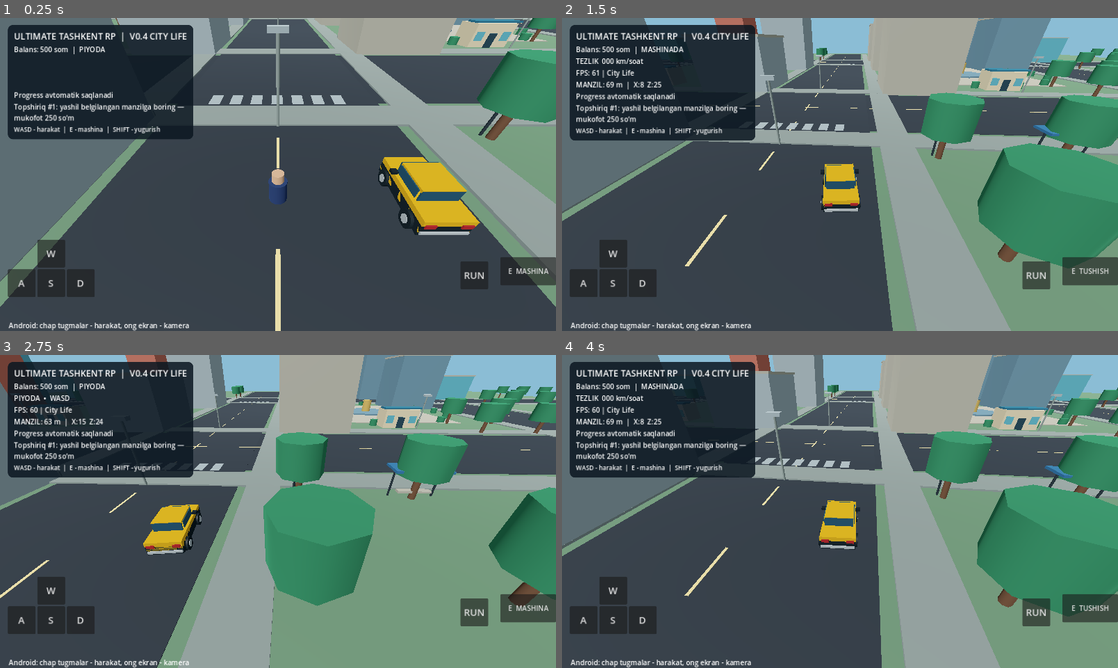
Above: before the commit, frames 1-4 (two rows, left to right).
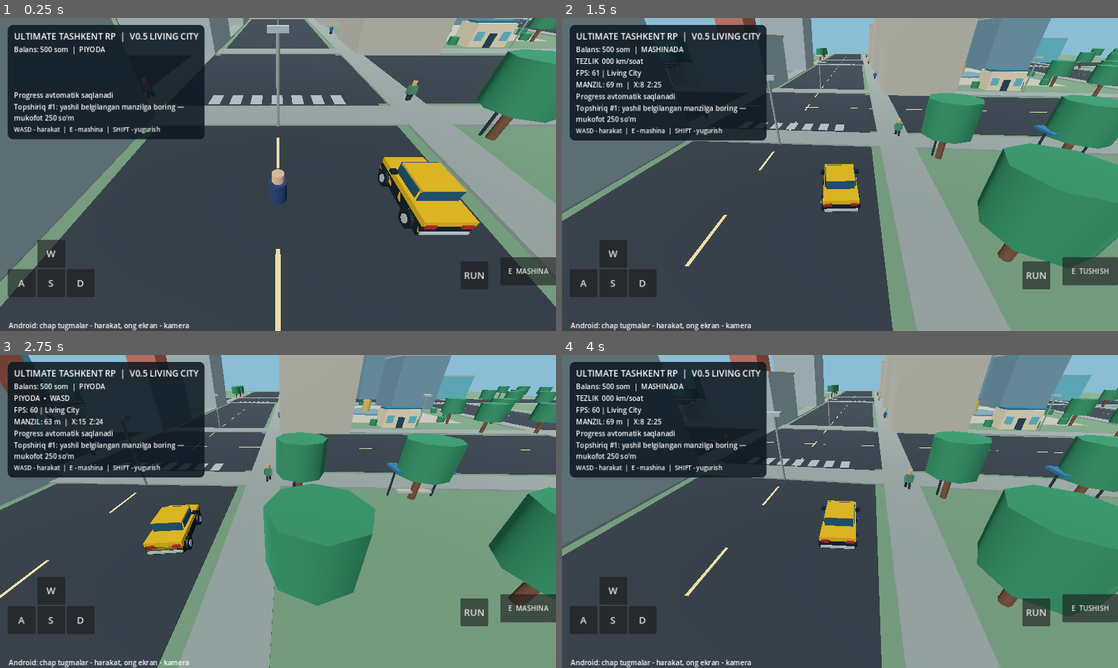
Above: after the commit, the same moments.

Repository: uzumseller500-bot/ultimate-tashkent-rp
Game: Godot game, scene res://scenes/main.tscn
Same seed, same stepped clock (60 frames per second), same inputs: the game is played once before the commit and once after it.
Inputs (mouse positions are in pixels of both pictures, inside the frame that each line leads up to):
- Up to frame 1 (0.25 s): no input
- Up to frame 2 (1.5 s): tap Enter at 0.5 s; move the mouse to (962, 158) at 0.52 s; hold D 0.53-1.25 s; tap E at 0.6 s; click (962, 158) at 0.67 s; drag from (728, 190) to (812, 237) at 1.27 s
- Up to frame 3 (2.75 s): move the mouse to (333, 442) at 2.02 s; hold D from 2.03 s (still down); tap E at 2.1 s
- Up to frame 4 (4 s): release D at 2.75 s; drag from (812, 574) to (673, 464) at 2.77 s; move the mouse to (1006, 558) at 3.52 s; hold A from 3.53 s (still down); tap E at 3.6 s

The runs differ from the first frame. In frame 1, 1.0% of the frame differs, in the area x 25-76%, y 2-39%; in frame 2, 1.0%; in frame 3, 1.0%; in frame 4, 1.1%, in the area x 8-64%, y 2-43%.

Commit message:
V0.5 Living City: animated walking pedestrians with lightweight procedural characters

Diff:
--- a/scripts/main.gd
+++ b/scripts/main.gd
@@ -42,12 +42,14 @@
 var hud_update_timer := 0.0
 var fps_label: Label
 var navigation_label: Label
+var pedestrians: Array[Dictionary] = []
 
 func _ready() -> void:
 	_load_game()
 	_make_world()
 	_make_player()
 	_make_car()
+	_make_pedestrians()
 	_make_marker()
 	_make_ui()
 	_update_status()
@@ -296,6 +298,39 @@
 	camera.far = 190.0
 	add_child(camera)
 
+# V0.5: animated citizens using light-weight procedural geometry.
+func _make_pedestrians() -> void:
+	var coats: Array[Color] = [Color("385b8b"),Color("8b493b"),Color("467c61"),Color("a78949"),Color("604b7f")]
+	var skin := _mat(Color("c99570"))
+	var dark := _mat(Color("28313c"))
+	for i in range(12):
+		var citizen := Node3D.new()
+		citizen.name = "Citizen_%02d" % i
+		add_child(citizen)
+		var lane_x: float = -14.5 if i % 2 == 0 else 14.5
+		var start_z: float = -125.0 + float(i / 2) * 45.0
+		citizen.position = Vector3(lane_x,0.0,start_z)
+		var coat := _mat(coats[i % coats.size()])
+		_box(citizen,"Torso",Vector3(0,1.32,0),Vector3(.62,.92,.36),coat)
+		_cylinder(citizen,"Head",Vector3(0,2.02,0),.23,.40,skin)
+		var left_arm := Node3D.new()
+		left_arm.position = Vector3(-.41,1.64,0)
+		citizen.add_child(left_arm)
+		_box(left_arm,"Left arm",Vector3(0,-.38,0),Vector3(.20,.78,.24),coat)
+		var right_arm := Node3D.new()
+		right_arm.position = Vector3(.41,1.64,0)
+		citizen.add_child(right_arm)
+		_box(right_arm,"Right arm",Vector3(0,-.38,0),Vector3(.20,.78,.24),coat)
+		var left_leg := Node3D.new()
+		left_leg.position = Vector3(-.17,.91,0)
+		citizen.add_child(left_leg)
+		_box(left_leg,"Left leg",Vector3(0,-.42,0),Vector3(.24,.82,.26),dark)
+		var right_leg := Node3D.new()
+		right_leg.position = Vector3(.17,.91,0)
+		citizen.add_child(right_leg)
+		_box(right_leg,"Right leg",Vector3(0,-.42,0),Vector3(.24,.82,.26),dark)
+		pedestrians.append({"node":citizen,"left_arm":left_arm,"right_arm":right_arm,"left_leg":left_leg,"right_leg":right_leg,"direction":1.0 if i % 3 != 0 else -1.0,"phase":float(i)*1.5,"speed":1.1+float(i%4)*.18})
+
 func _make_car() -> void:
 	car = Node3D.new()
 	car.name = "DriveableCar"
@@ -358,7 +393,7 @@
 	var labels := VBoxContainer.new()
 	top.add_child(labels)
 	var title := Label.new()
-	title.text = "ULTIMATE TASHKENT RP  |  V0.4 CITY LIFE"
+	title.text = "ULTIMATE TASHKENT RP  |  V0.5 LIVING CITY"
 	title.add_theme_font_size_override("font_size",20)
 	labels.add_child(title)
 	coins_label = Label.new()
@@ -453,13 +488,28 @@
 		last_look = event.position
 
 func _process(delta: float) -> void:
+	# NPCs walk along sidewalks, reverse at district boundaries.
+	for npc in pedestrians:
+		var citizen: Node3D = npc["node"]
+		var heading: float = npc["direction"]
+		citizen.position.z += heading * float(npc["speed"]) * delta
+		if citizen.position.z > 137.0 or citizen.position.z < -137.0:
+			npc["direction"] = -heading
+			citizen.position.z = clampf(citizen.position.z,-137.0,137.0)
+		citizen.rotation.y = 0.0 if float(npc["direction"]) < 0.0 else PI
+		npc["phase"] = float(npc["phase"]) + delta*7.0
+		var swing: float = sin(float(npc["phase"]))*0.42
+		(npc["left_leg"] as Node3D).rotation.x = swing
+		(npc["right_leg"] as Node3D).rotation.x = -swing
+		(npc["left_arm"] as Node3D).rotation.x = -swing*.75
+		(npc["right_arm"] as Node3D).rotation.x = swing*.75
 	hud_update_timer += delta
 	if hud_update_timer >= 0.3:
 		hud_update_timer = 0.0
 		if speed_label:
 			speed_label.text = "TEZLIK  %03d km/soat" % int(absf(car_velocity)*5.0) if car_mode else "PIYODA  •  WASD"
 		if fps_label:
-			fps_label.text = "FPS: %d | City Life" % Engine.get_frames_per_second()
+			fps_label.text = "FPS: %d | Living City" % Engine.get_frames_per_second()
 		if navigation_label:
 			var focus_position: Vector3 = car.global_position if car_mode else player.global_position
 			var meters := int(focus_position.distance_to(mission_target))
